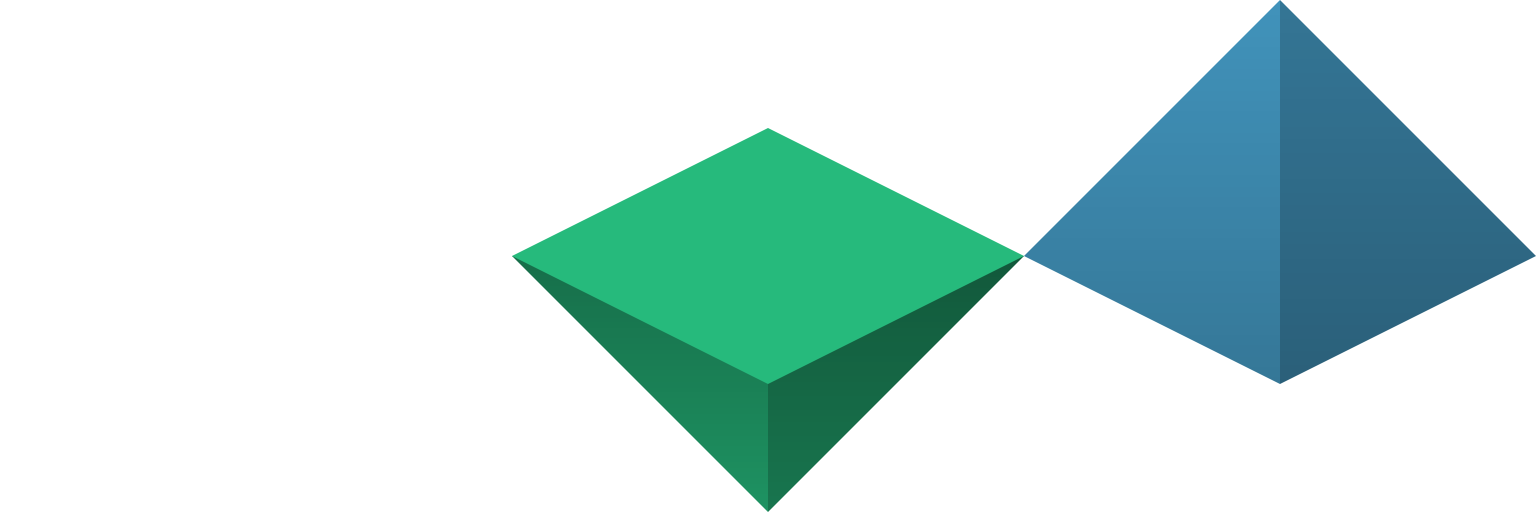
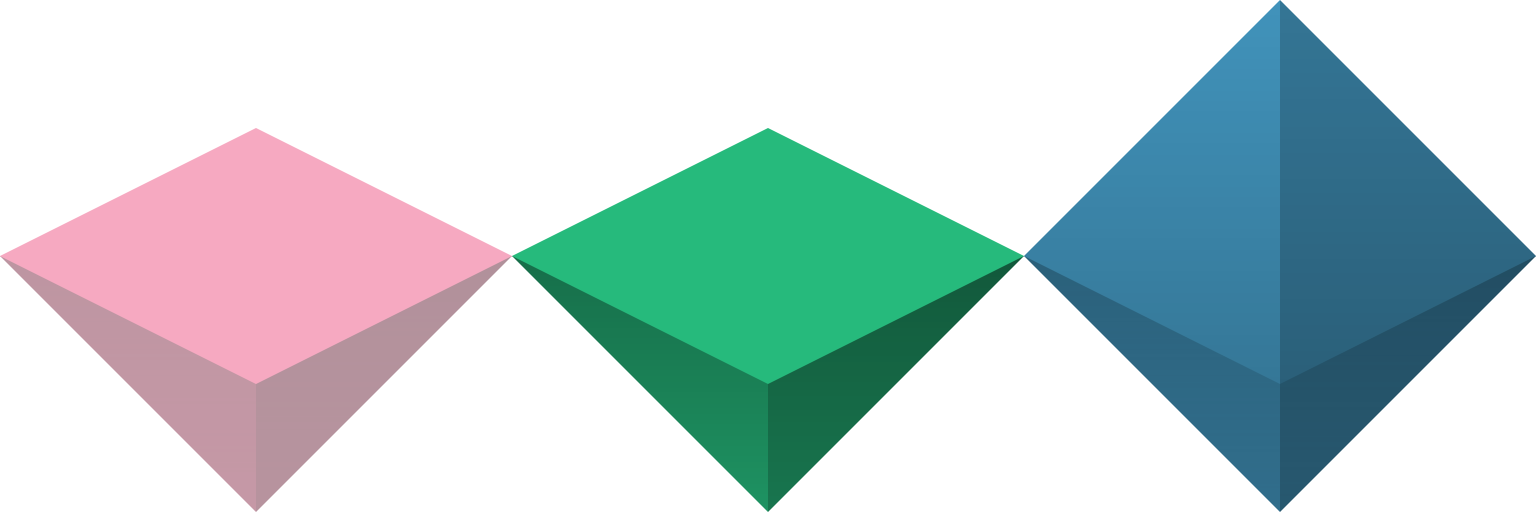
Two versions of the same layered image (1536 x 512). Layer-by-layer changes:
pixels changed over [left=0, top=128, right=1536, bottom=512] (layer not identified)
